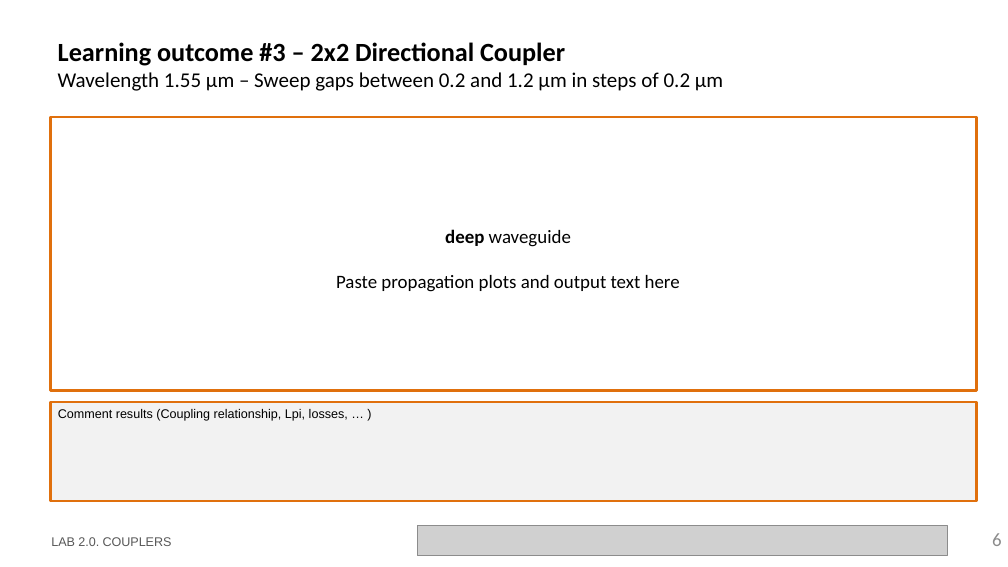
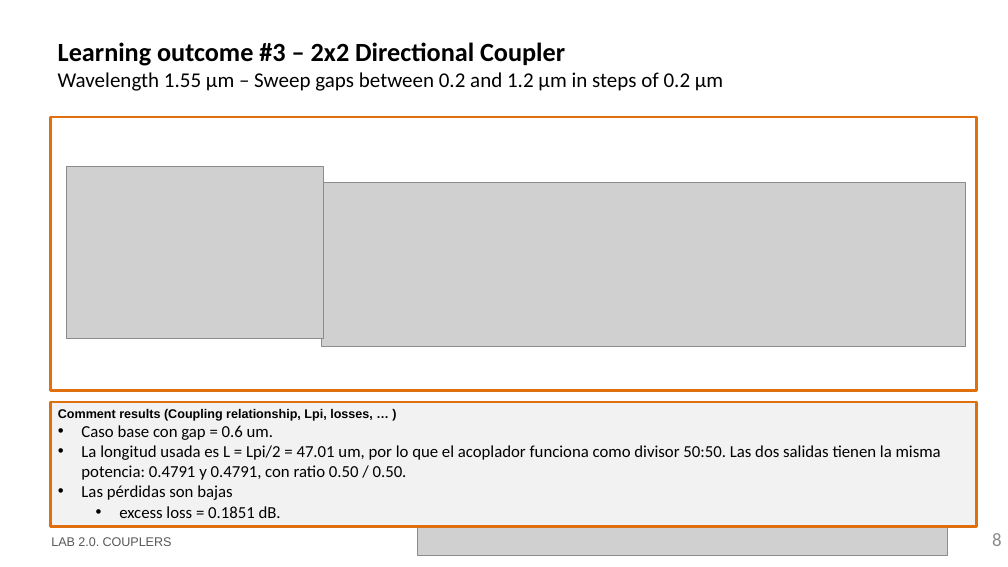
Before and after one commit to Japeacru/cifoin-lab2, a slide deck: slide 8 of LabBook_20.pptx (slide 6 before the commit). Drawn at 1008x567 pixels with LibreOffice and Linux fonts; fonts in the diff are those of the drawing; grey boxes stand for pictures; background and template pictures are left out. Boxes give left, top, right and bottom in pixels: in the first picture for what was removed or moved away, otherwise in the second. Text is boxed around its words. In the diff, an @@ line names an element or a change of style, - is before the commit and + after.

```diff
--- a/LabBook_20.pptx
+++ b/LabBook_20.pptx
@@ picture added at bbox=[67, 166, 324, 339] @@
@@ picture added at bbox=[321, 182, 966, 346] @@
@@ rectangle "Comment results (Coupling relationship, Lpi, ...": place and size @@
-rectangle "Comment results (Coupling relationship, Lpi, ..." at bbox=[51, 402, 977, 501]
+rectangle "Comment results (Coupling relationship, Lpi, ..." at bbox=[51, 402, 977, 527]
@@ text in rectangle at bbox=[58, 409, 373, 421]: bold on in "Comment results (Coupling relationship, Lpi, losses, … ..." @@
@@ text in rectangle at bbox=[81, 425, 941, 518]: paragraphs added @@
+• Caso base con gap = 0.6 um.
+• La longitud usada es L = Lpi/2 = 47.01 um, por lo que el acoplador funciona como divisor 50:50. Las dos salidas tienen la misma potencia: 0.4791 y 0.4791, con ratio 0.50 / 0.50.
+• Las pérdidas son bajas
+  • excess loss = 0.1851 dB.
@@ page number at bbox=[992, 533, 1002, 546]: text changed @@
-6
+8
```
Also in this commit, not shown: 5 other slides changed, 7 slides added, 1 slide removed, 1 other file.
